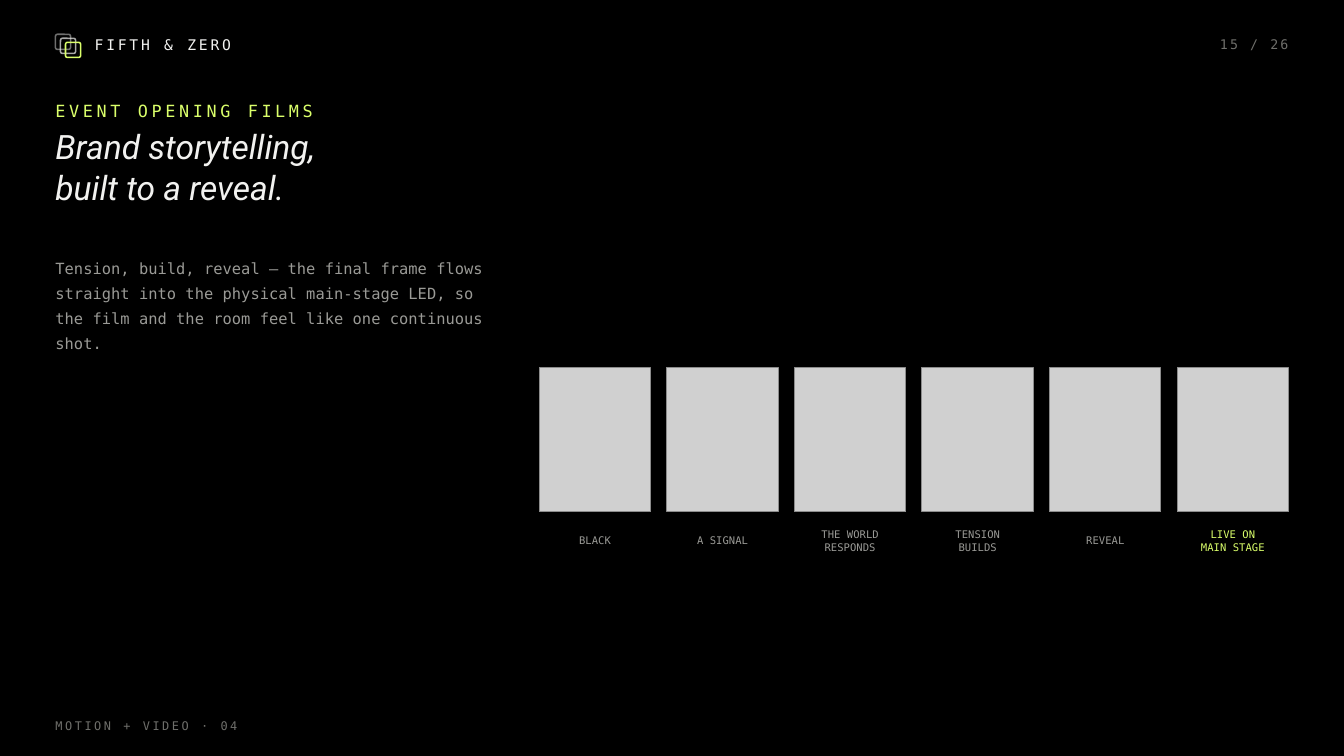
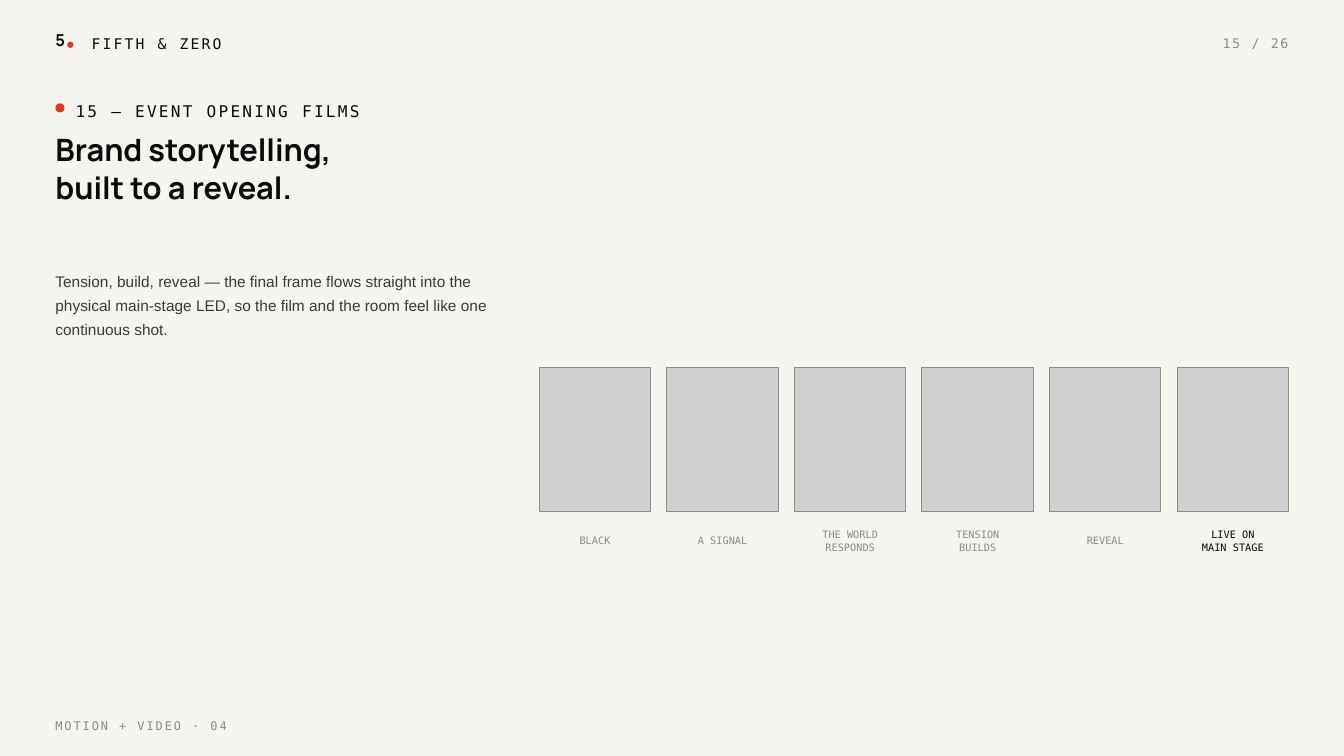
Before and after one commit to noylundrew904-jpg/fifth-zero-os-2, a slide deck: slide 15 of capabilities-deck/Fifth-Zero-Capabilities-Deck.pptx. Drawn at 1344x756 pixels with LibreOffice and Linux fonts; fonts in the diff are those of the drawing; grey boxes stand for pictures. Boxes give left, top, right and bottom in pixels: in the first picture for what was removed or moved away, otherwise in the second. Text is boxed around its words. In the diff, an @@ line names an element or a change of style, - is before the commit and + after.

```diff
--- a/capabilities-deck/Fifth-Zero-Capabilities-Deck.pptx
+++ b/capabilities-deck/Fifth-Zero-Capabilities-Deck.pptx
@@ background #000000 to #F6F4EF @@
@@ rounded rectangle removed at (x1=55, y1=34, x2=71, y2=49) @@
@@ text added at (x1=55, y1=34, x2=65, y2=47), 11.8 pt, text #0A0A0A, bold @@
+5
@@ rounded rectangle removed at (x1=66, y1=42, x2=81, y2=57) @@
@@ ellipse resized from (x1=60, y1=38, x2=76, y2=53) to (x1=68, y1=41, x2=74, y2=47) @@
@@ ellipse at (x1=68, y1=41, x2=74, y2=47): rounded rectangle to ellipse; fill none to #E2361F; outline #F2F2F0 1.1 pt to none @@
@@ text "FIFTH & ZERO" at (x1=92, y1=38, x2=222, y2=50): text colour #F2F2F0 to #0A0A0A, letter spacing 2 to 1.6 pt @@
@@ text "15 / 26" at (x1=1223, y1=38, x2=1289, y2=48): text colour #6F6F6B to #8C8C86, letter spacing 1.5 to 1.2 pt @@
@@ ellipse added at (x1=55, y1=103, x2=65, y2=112), fill #E2361F @@
@@ text at (x1=76, y1=105, x2=359, y2=118): text changed; size 12 to 11.5 pt; text colour #DBFF6B to #0A0A0A @@
-EVENT OPENING FILMS
+15 — EVENT OPENING FILMS
@@ text "Brand storytelling," at (x1=55, y1=138, x2=331, y2=200): size 24 to 22 pt, font Roboto to Manrope, text colour #F2F2F0 to #0A0A0A, bold on, italic off; line spacing 1.02 to 1.04 @@
@@ text "Tension, build, reveal — the ..." at (x1=55, y1=276, x2=487, y2=335): font DejaVu Sans Mono to Arial, text colour #9A9A96 to #3A3A3A; line spacing 1.35 to 1.32 @@
@@ size 7.5 to 7.3 pt, text colour #9A9A96 to #8C8C86 in 5 elements at (x1=580, y1=536, x2=611, y2=544), (x1=698, y1=536, x2=747, y2=544), (x1=822, y1=530, x2=878, y2=551), (x1=956, y1=530, x2=999, y2=551), (x1=1087, y1=536, x2=1124, y2=544) @@
@@ text "LIVE ON" at (x1=1202, y1=530, x2=1264, y2=551): size 7.5 to 7.3 pt, text colour #DBFF6B to #0A0A0A @@
@@ text "MOTION + VIDEO · 04" at (x1=55, y1=721, x2=226, y2=730): text colour #6F6F6B to #8C8C86, letter spacing 1.8 to 1.4 pt @@
```
Also in this commit, not shown: 25 other slides changed, 6 other files.
